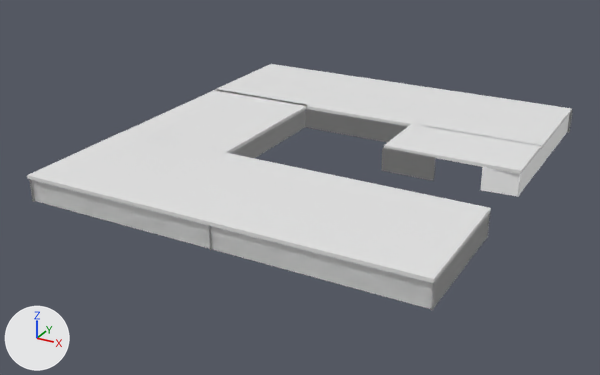
The glTF model src/models/galeria.gltf, before and after one commit.
Camera for both pictures: a camera (50 mm lens) standing at (35.1, -68.6, 31.3) and looking at (-1.5, -1.9, -2.0). The lights are fixed; the arrows at lower left show +X, +Y and +Z. Where no turn or scale is listed for an object, it has been applied to the vertices.

In view in the first picture: 'Línea_9', 'Plano.001'.
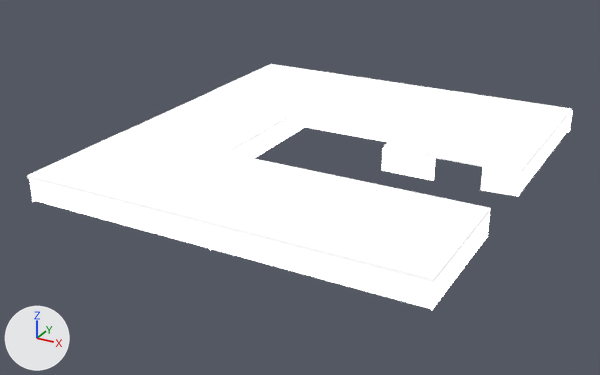
Boxes [x1, y1, x2, y2] around the edits, measured in the pictures (600 x 375 px):
'Plano.001', recoloured
    both: [27, 64, 572, 283]
'Línea_9', surface changed
    both: [29, 109, 573, 311]

The change, as a diff of the scene's bpy script:
```diff
--- a/src/models/galeria.gltf.py
+++ b/src/models/galeria.gltf.py
@@ mat_material_001 @@
 mat_material_001.base_color = (1.0, 1.0, 1.0)  # white #ffffff
+mat_material_001.emission_strength = 1.0
@@ mat_material_002 @@
+mat_material_002 = principled_material('Material.002')
+mat_material_002.base_color = (0.8, 0.8, 0.8)  # white #e7e7e7
+mat_material_002.emission_strength = 0.477
@@ me_plano_001 @@
 me_plano_001.from_pydata(...)  # 32 vertices, 48 faces; spans x -18.9..19.3, y 8.5..51.0, z 0.0..0.3
+me_plano_001.materials.append(mat_material_002)  # white #e7e7e7
```
